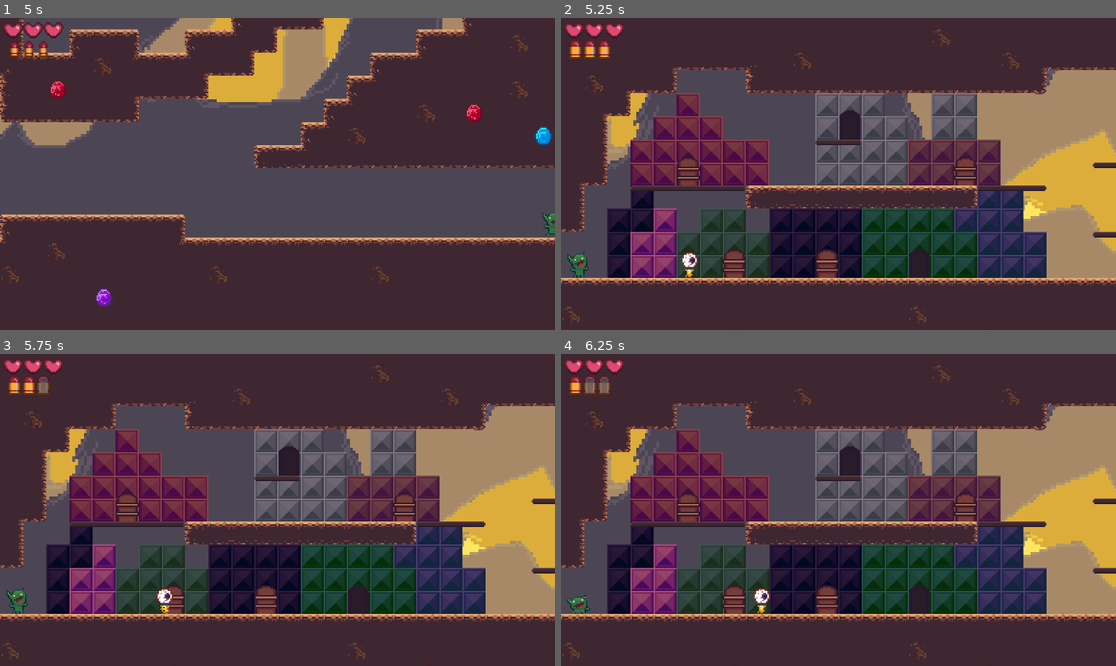
Above: before the commit, frames 1-4 (two rows, left to right).
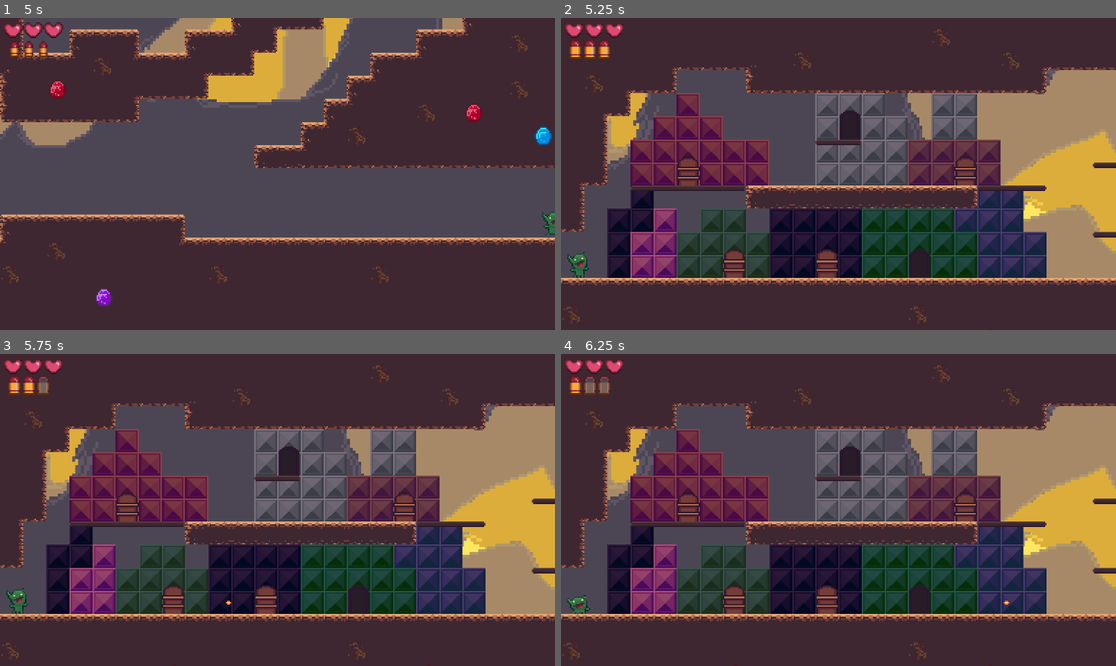
Above: after the commit, the same moments.

Repository: htimsekim/gobbo
Game: Godot game, scene res://src/title/titleMenu.tscn
The game is run twice, just before and just after one commit, with the same random seed, the same clock (stepped at 60 frames per second) and the same inputs.
Inputs (mouse positions are in pixels of both pictures, inside the frame that each line leads up to):
- Up to frame 1 (5 s): click "new game" at 0.5 s; move the mouse to (399, 158) at 1.27 s; hold Right (move_right) 1.28-2 s; hold S (crouch) 1.28-2 s; click (399, 158) at 1.42 s; tap Space (jump) at 1.52, 4.52 s; drag from (166, 189) to (16, 264) at 2.02 s; move the mouse to (333, 105) at 2.77 s; press the mouse at (333, 105) at 2.78 s; hold A (move_left) 2.78-3.5 s; release the mouse at (333, 105) at 3.5 s; drag from (249, 236) to (371, 227) at 3.52 s; move the mouse to (444, 220) at 4.27 s; hold Right (move_right) from 4.28 s (still down); hold Right mouse button (shoot) from 4.28 s (still down)
- Up to frame 2 (5.25 s): release Right (move_right) at 5 s; release Right mouse button (shoot) at 5 s; drag from (672, 127) to (755, 96) at 5.02 s
- Up to frame 3 (5.75 s): no input
- Up to frame 4 (6.25 s): move the mouse to (866, 510) at 5.77 s; hold Right (move_right) from 5.78 s (still down); hold S (crouch) from 5.78 s (still down); click (866, 510) at 5.92 s

Frame 1 is identical in both runs. In frame 2, 0.2% of the frame differs, in the area x 21-25%, y 75-84%; in frame 3, 0.2%; in frame 4, 0.2%, in the area x 34-81%, y 75-84%.
Error in both runs: Invalid get index '0' (on base: 'Array'). (res://src/title/newGameButton.gd:11)

Commit message:
Update Global.gd
save state of previous level

Diff:
--- a/src/Main/Global.gd
+++ b/src/Main/Global.gd
@@ -2,6 +2,10 @@
 const playerResource = preload("res://src/Objects/Player.tscn")
 const UIResource = preload("res://src/levels/ui.tscn")
 var current_scene = null
+var previous_scene = null
+var previous_scene_path = null
+var previous_scene_x2 = null
+var previous_scene_x2_path = null
 var camera
 var player
 var ui
@@ -24,13 +28,38 @@
 	get_tree().call_group("projectile","queue_free")
 
 func _deferred_goto_scene(path, spawn: String):
-	current_scene.free() # It is now safe to remove the current scene
-	var s = ResourceLoader.load(path) # Load the new scene.
-	current_scene = s.instance() # Instance the new scene.
-	get_tree().get_root().add_child(current_scene) # Add it to the active scene, as child of root.
-	#Optionally, to make it compatible with the SceneTree.change_scene() API.
-	get_tree().set_current_scene(current_scene)
 
-	camera = current_scene.get_node("level/Camera2D")
-	player.position = current_scene.get_node(str(spawn)).position #set plyr spawn
-	camera.position = current_scene.get_node(str(spawn)).position #set camera spawn
+
+
+
+	#current_scene.free() # It is now safe to remove the current scene
+	get_tree().get_root().remove_child(current_scene)
+	previous_scene_x2 = previous_scene
+	previous_scene = current_scene
+	previous_scene_x2_path = previous_scene_path
+	previous_scene_path = current_scene.filename
+	if path == previous_scene_x2_path:
+		get_tree().get_root().add_child(previous_scene_x2)
+		camera = previous_scene_x2.get_node("level/Camera2D")
+		player.position = previous_scene_x2.get_node(str(spawn)).position #set plyr spawn
+		camera.position = previous_scene_x2.get_node(str(spawn)).position #set camera spawn
+		current_scene = previous_scene_x2
+	else:
+		#remove previous_scene_x2
+		var s = ResourceLoader.load(path) # Load the new scene.
+		current_scene = s.instance() # Instance the new scene.
+		get_tree().get_root().add_child(current_scene) # Add it to the active scene, as child of root.
+		#Optionally, to make it compatible with the SceneTree.change_scene() API.
+		get_tree().set_current_scene(current_scene)
+
+		camera = current_scene.get_node("level/Camera2D")
+		player.position = current_scene.get_node(str(spawn)).position #set plyr spawn
+		camera.position = current_scene.get_node(str(spawn)).position #set camera spawn
+
+	print("path = ", path)
+	print("prevpath = ", previous_scene_path)
+	print("prevpathx2 = ", previous_scene_x2_path)
+	print("prevx2 = ", previous_scene_x2)
+	print("prev = ", previous_scene)
+	print("current = ", current_scene)
+	print(" ")
